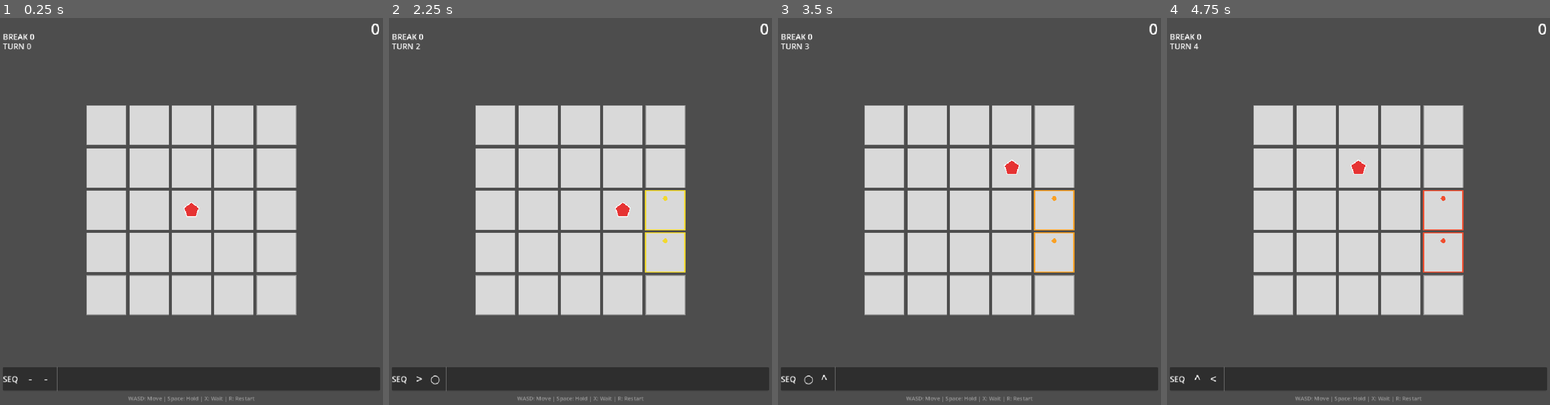
Above: before the commit, frames 1-4 (left to right).
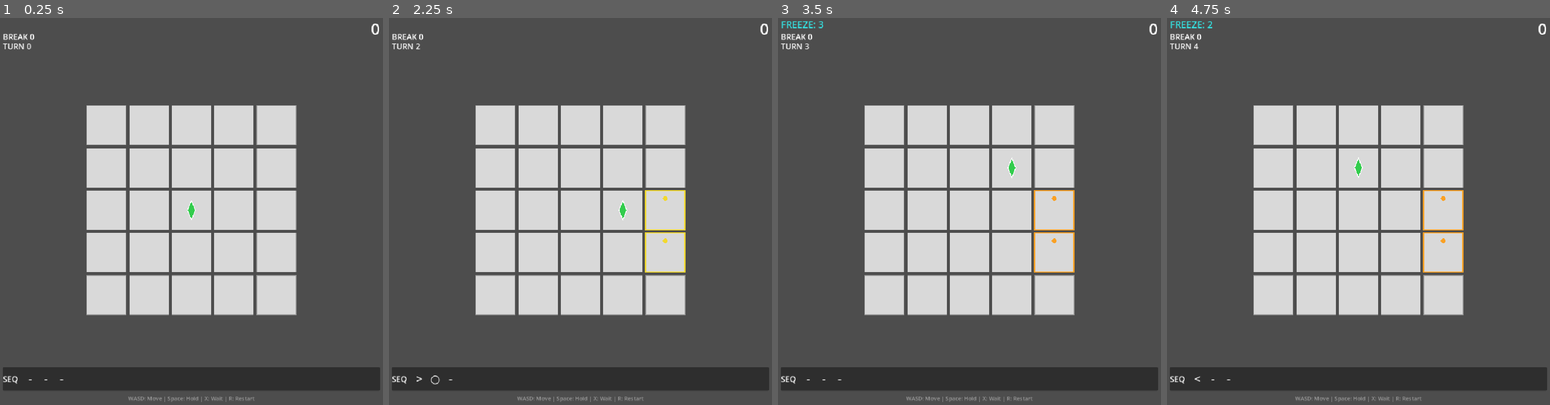
Above: after the commit, the same moments.

Repository: Periodev/DIR
Game: Godot game, scene res://main.tscn
The game is run twice, just before and just after one commit, with the same random seed, the same clock (stepped at 60 frames per second) and the same inputs.
Inputs:
- Up to frame 1 (0.25 s): no input
- Up to frame 2 (2.25 s): tap Enter at 0.5, 2 s; hold Right 0.53-1.28 s; tap Space at 0.6, 0.77, 1.07, 1.25, 1.52, 1.55, 1.82 s; hold Down 1.28-2.03 s; tap R at 1.35 s; hold Right from 2.03 s (still down); tap X at 2.1 s
- Up to frame 3 (3.5 s): tap Space at 2.3, 2.75, 3.02, 3.05, 3.32 s; release Right at 2.78 s; hold Up from 2.78 s (still down); tap Enter at 2.85 s
- Up to frame 4 (4.75 s): tap Enter at 3.5 s; release Up at 3.53 s; hold Left from 3.53 s (still down); tap Z at 3.6 s; tap Space at 3.77, 3.8, 4.07, 4.25, 4.35, 4.52 s

The runs differ from the first frame. In frame 1, 0.1% of the frame differs, in the area x 14-53%, y 47-97%; in frame 2, 0.1%; in frame 3, 0.3%; in frame 4, 0.5%, in the area x 0-78%, y 0-97%.

Commit message:
Add character movement and attack animations
- Player.gd: add play_move() (0.12s slide) and play_attack() (lunge-return, 0.20s hit / 0.15s miss)
- Board.gd: trigger play_move in _refresh_visuals when position changes; trigger play_attack at all 3 attack call sites, skipping it when player moved (RAM kill / penetrating) to avoid tween conflict causing diagonal animation on next move
- Main.gd: switch test character to PLN/RAM for animation testing

Co-Authored-By: Claude Sonnet 4.6 <noreply@anthropic.com>

Diff:
--- a/DIR/godot_project/scripts/Board.gd
+++ b/DIR/godot_project/scripts/Board.gd
@@ -154,6 +154,9 @@
 				inventory.register_move(dir)
 		else:
 			_resolve_attack(dir, target, target_type)
+		if player_pos == origin:
+			var attack_hit: bool = (grid[target.y][target.x] == CharacterData.CellType.LIVE)
+			player_node.play_attack(dir, attack_hit)
 
 		if _begin_post_kill_reposition_if_needed(target, dir):
 			_refresh_visuals()
@@ -185,6 +188,7 @@
 		player_pos = target
 		score_manager.on_move_to_live()
 	else:
+		var pos_before_attack := player_pos
 		if _try_break_one_way_shield(target, dir, target_type):
 			return _finalize_turn_after_action()
 		if _get_attack_mode() == CharacterData.AttackMode.RAM:
@@ -193,6 +197,9 @@
 				player_pos = target
 		else:
 			_resolve_attack(dir, target, target_type)
+		if player_pos == pos_before_attack:
+			var attack_hit: bool = (grid[target.y][target.x] == CharacterData.CellType.LIVE)
+			player_node.play_attack(dir, attack_hit)
 	return _finalize_turn_after_action()
 
 func try_wait() -> bool:
@@ -229,6 +236,8 @@
 			return true
 		if target_type != CharacterData.CellType.LIVE:
 			_resolve_attack(dir, target, target_type)
+			var attack_hit: bool = (grid[target.y][target.x] == CharacterData.CellType.LIVE)
+			player_node.play_attack(dir, attack_hit)
 		game_state.set_state(CharacterData.GameStateEnum.IDLE)
 		_refresh_visuals()
 		_check_game_over()
@@ -632,10 +641,13 @@
 		cell_nodes[player_pos.y][player_pos.x].set_candidate(10)
 
 	# Update player position
+	var old_player_visual_pos := player_node.position
 	player_node.position = Vector2(
 		player_pos.x * CELL_STEP + CELL_SIZE / 2.0,
 		player_pos.y * CELL_STEP + CELL_SIZE / 2.0
 	)
+	if player_node.position != old_player_visual_pos:
+		player_node.play_move(old_player_visual_pos)
 
 	board_updated.emit()
 
--- a/DIR/godot_project/scripts/Main.gd
+++ b/DIR/godot_project/scripts/Main.gd
@@ -1,8 +1,8 @@
 extends Node
 
-const CURRENT_CHARACTER := "EXE"
+const CURRENT_CHARACTER := "PLN"
 const ATTACK_MODE_USE_CHARACTER := -1
-const CURRENT_ATTACK_MODE := CharacterData.AttackMode.STRIKE
+const CURRENT_ATTACK_MODE := CharacterData.AttackMode.RAM
 
 @onready var board: Node2D = $Board
 @onready var hud: CanvasLayer = $HUD
--- a/DIR/godot_project/scripts/Player.gd
+++ b/DIR/godot_project/scripts/Player.gd
@@ -38,6 +38,26 @@
 	draw_polygon(points, PackedColorArray([character_color]))
 	draw_polyline(points + PackedVector2Array([points[0]]), Color.WHITE, 2.0)
 
+func play_move(from_pos: Vector2) -> void:
+	var to_pos := position          # already set by Board
+	position = from_pos             # snap back to start
+	var tw := create_tween()
+	tw.tween_property(self, "position", to_pos, 0.12)\
+	  .set_trans(Tween.TRANS_QUAD).set_ease(Tween.EASE_OUT)
+
+func play_attack(dir: int, success: bool) -> void:
+	var dv: Vector2i = CharacterData.DIR_VECTOR[dir]
+	var lunge_dist: float = 30.0 if success else 12.0
+	var out_dur: float  = 0.08 if success else 0.05
+	var back_dur: float = 0.12 if success else 0.10
+	var origin := position
+	var tip := position + Vector2(dv) * lunge_dist
+	var tw := create_tween()
+	tw.tween_property(self, "position", tip, out_dur)\
+	  .set_trans(Tween.TRANS_QUAD).set_ease(Tween.EASE_IN)
+	tw.tween_property(self, "position", origin, back_dur)\
+	  .set_trans(Tween.TRANS_QUAD).set_ease(Tween.EASE_OUT)
+
 func _make_polygon(sides: int, radius: float, start_angle: float) -> PackedVector2Array:
 	var pts := PackedVector2Array()
 	for i in sides:
